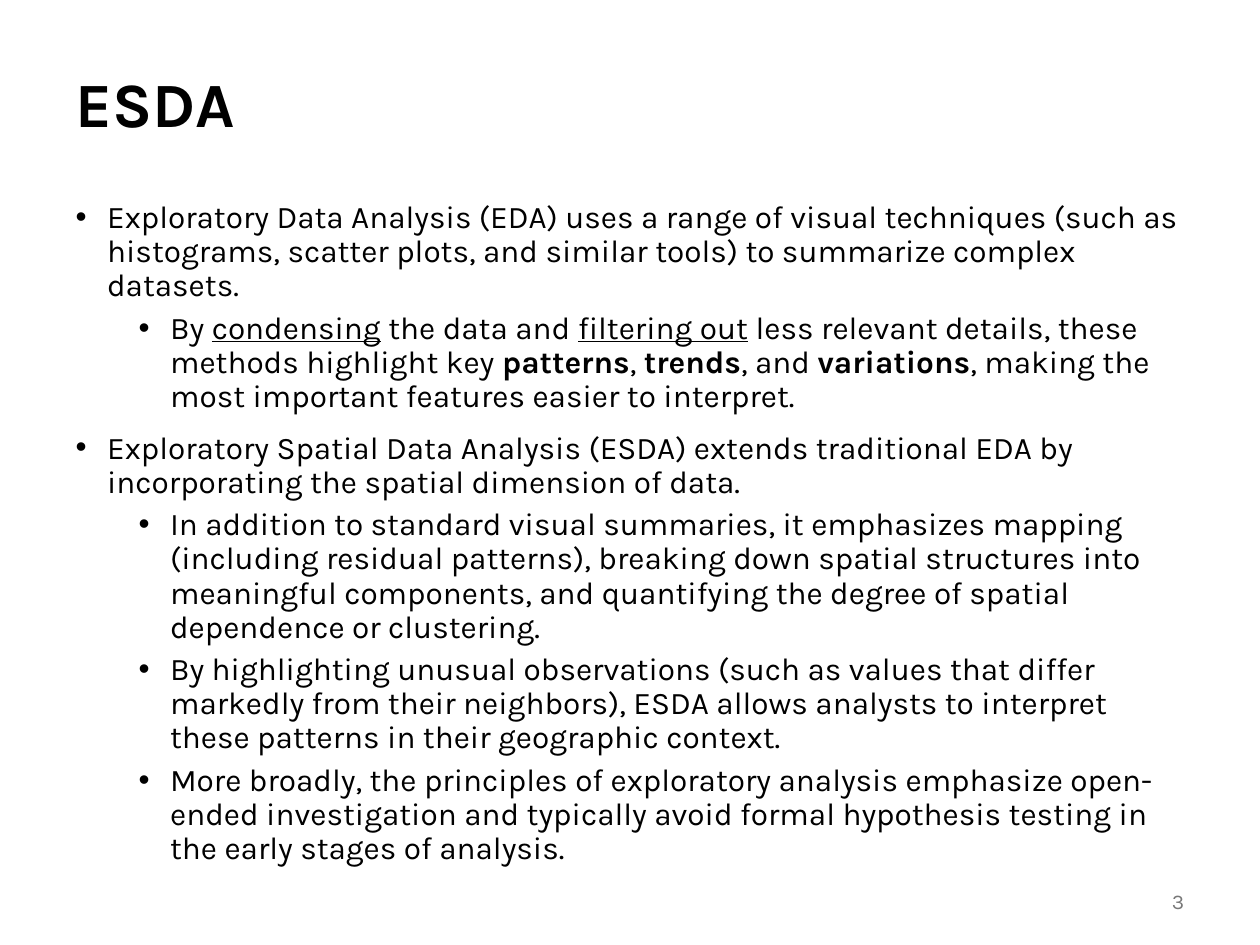
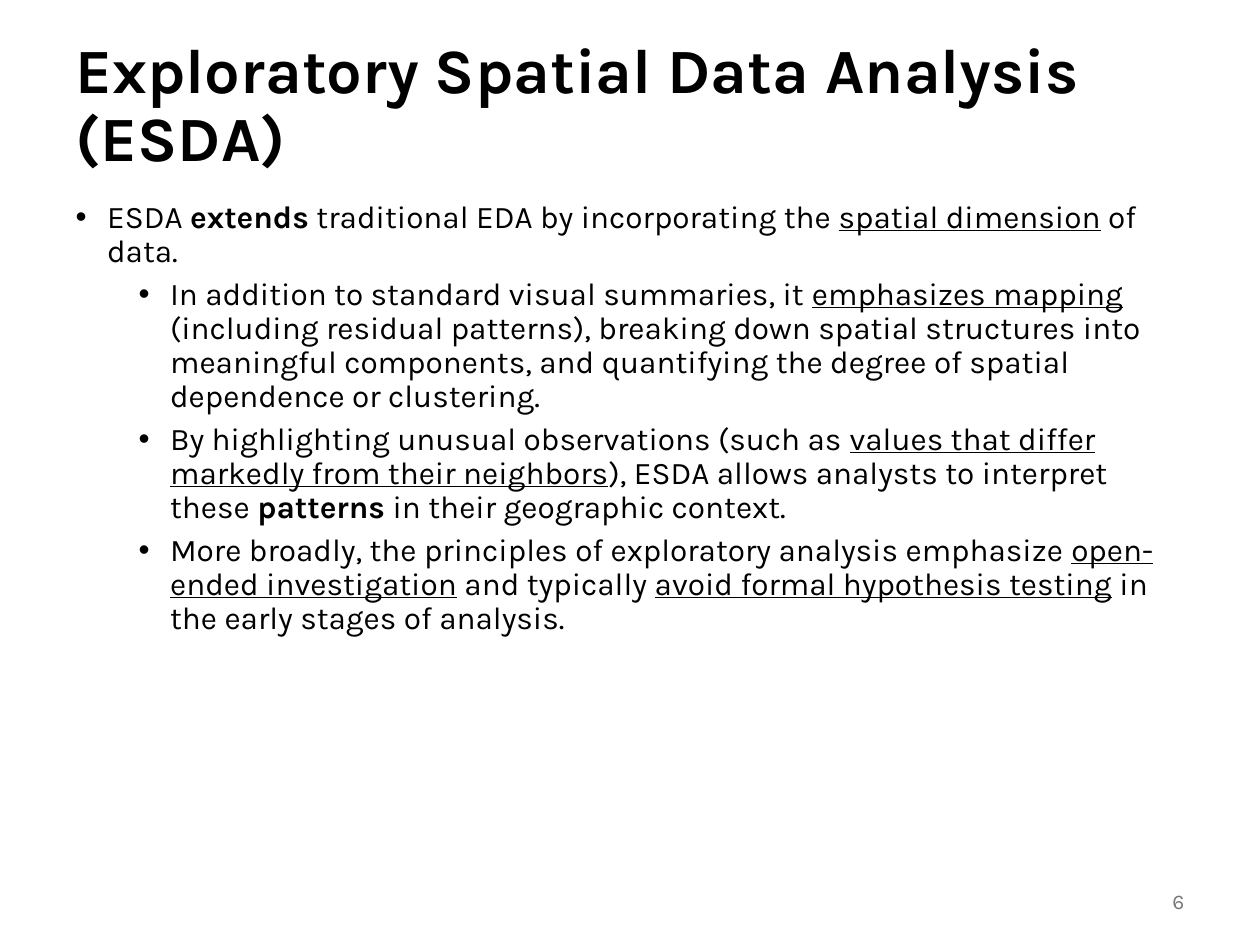
Before and after one commit to abuabara/abuabara.github.io, a slide deck: slide 6 of DAEN489S26/week12_slides.pptx (slide 3 before the commit). Drawn at 1260x945 pixels with LibreOffice and Linux fonts; fonts in the diff are those of the drawing. Boxes give left, top, right and bottom in pixels: in the first picture for what was removed or moved away, otherwise in the second. Text is boxed around its words. In the diff, an @@ line names an element or a change of style, - is before the commit and + after.

```diff
--- a/DAEN489S26/week12_slides.pptx
+++ b/DAEN489S26/week12_slides.pptx
@@ title at <box>76,48,1078,169</box>: text changed @@
-ESDA
+Exploratory Spatial Data Analysis (ESDA)
@@ text at <box>107,206,1136,263</box>: text changed @@
-• Exploratory Data Analysis (EDA) uses a range of visual techniques (such as histograms, scatter plots, and similar tools) to summarize complex datasets.
-  • By condensing the data and filtering out less relevant details, these methods highlight key patterns, trends, and variations, making the most important features easier to interpret.
-• Exploratory Spatial Data Analysis (ESDA) extends traditional EDA by incorporating the spatial dimension of data.
+• ESDA extends traditional EDA by incorporating the spatial dimension of data.
@@ text at <box>170,283,1153,637</box>: underline on in "emphasizes mapping", "values that differ markedly from their neighbors),", "open-ended investigation avoid formal hypothesis testing"; bold on in "patterns" @@
@@ page number at <box>1172,895,1184,909</box>: text changed @@
-3
+6
```
Also in this commit, not shown: 5 other slides changed, 14 slides added, 1 slide removed, 1 other file.
